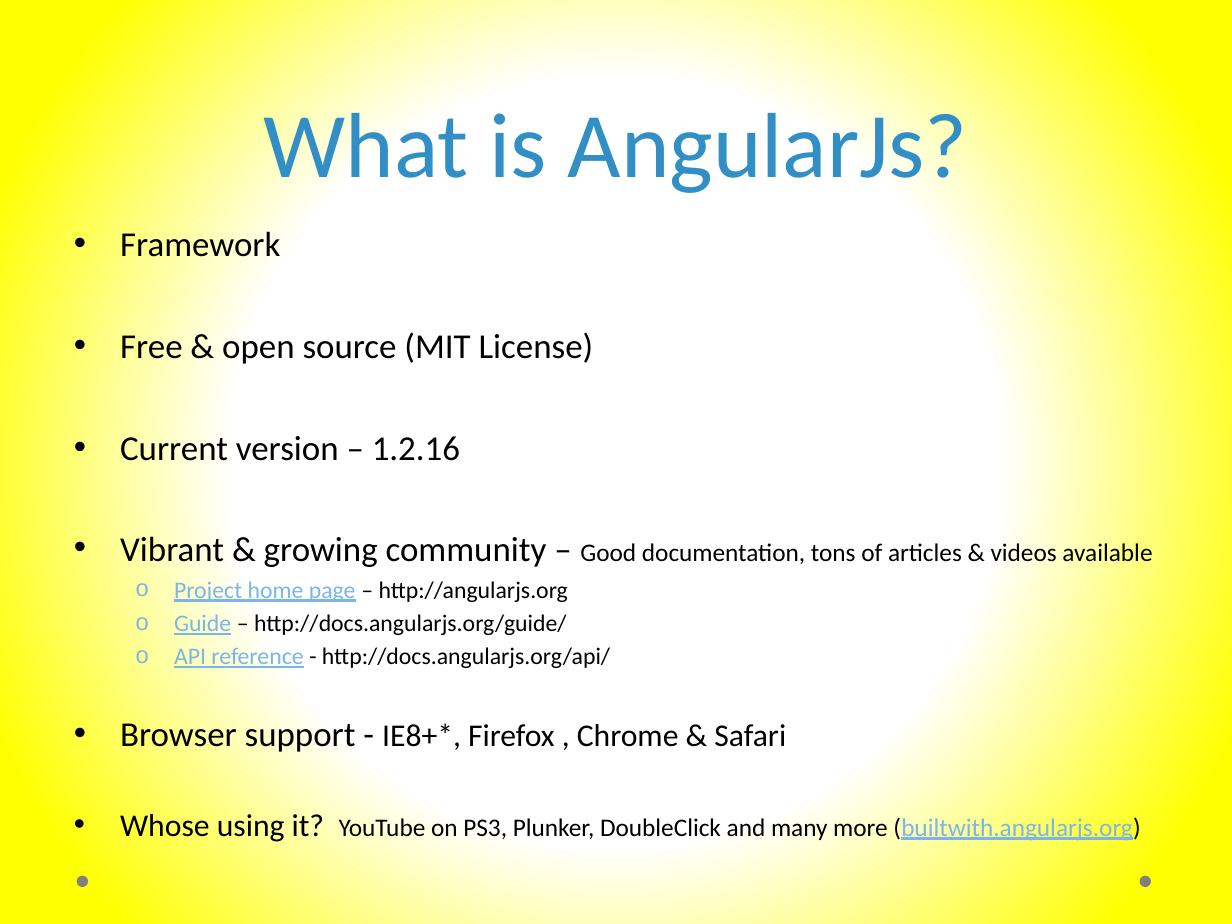
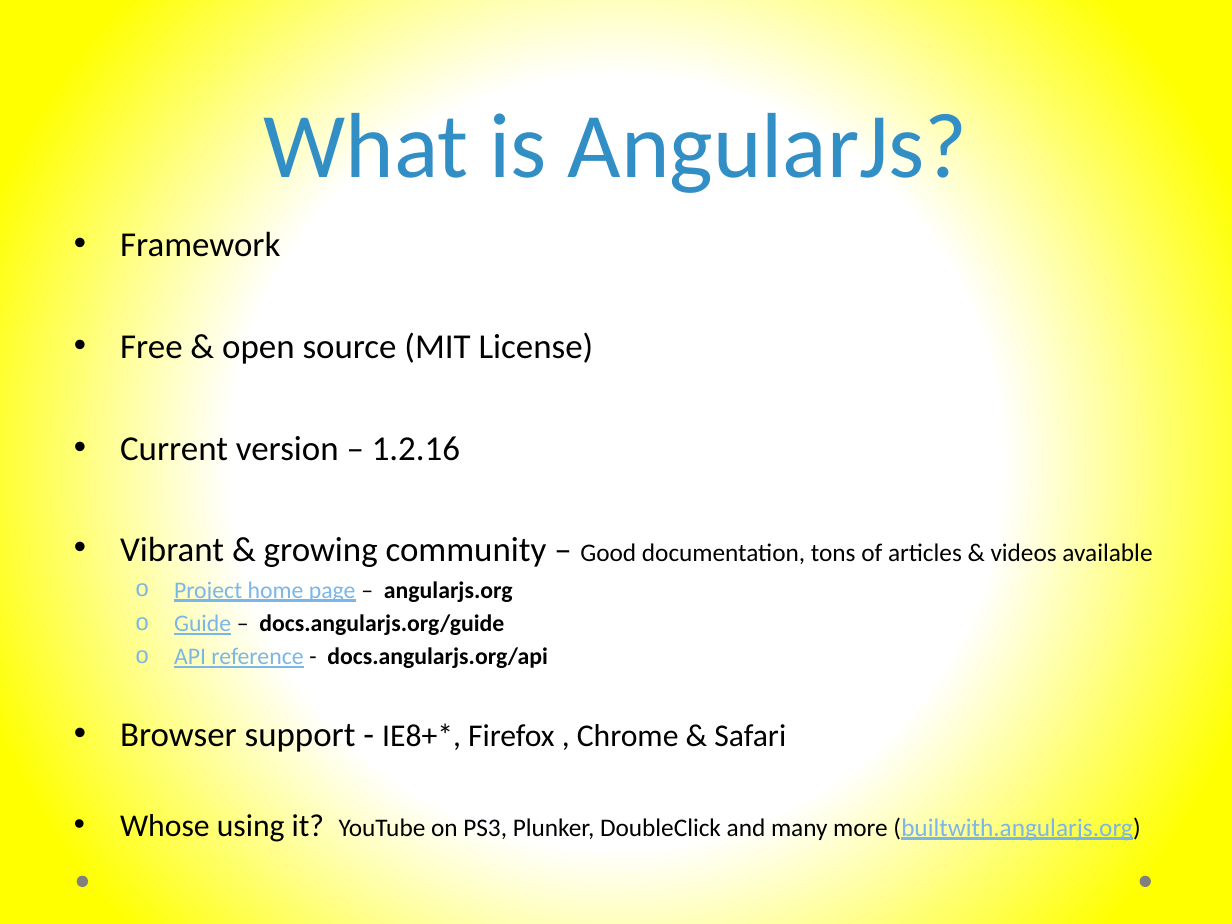
Before and after one commit to murtazahaveliwala/technext-angularjs-demo, a slide deck: slide 5 of Introduction to AngularJs.pptx. Drawn at 1232x924 pixels with LibreOffice and Linux fonts; fonts in the diff are those of the drawing. Boxes give left, top, right and bottom in pixels: in the first picture for what was removed or moved away, otherwise in the second. Text is boxed around its words. In the diff, an @@ line names an element or a change of style, - is before the commit and + after.

```diff
--- a/Introduction to AngularJs.pptx
+++ b/Introduction to AngularJs.pptx
@@ text at (x1=174, y1=581, x2=548, y2=668): text changed; bold on @@
-  o Project home page – http://angularjs.org
-  o Guide – http://docs.angularjs.org/guide/
-  o API reference - http://docs.angularjs.org/api/
+  o Project home page – angularjs.org
+  o Guide – docs.angularjs.org/guide
+  o API reference - docs.angularjs.org/api
```
Also in this commit, not shown: 16 other slides changed.
